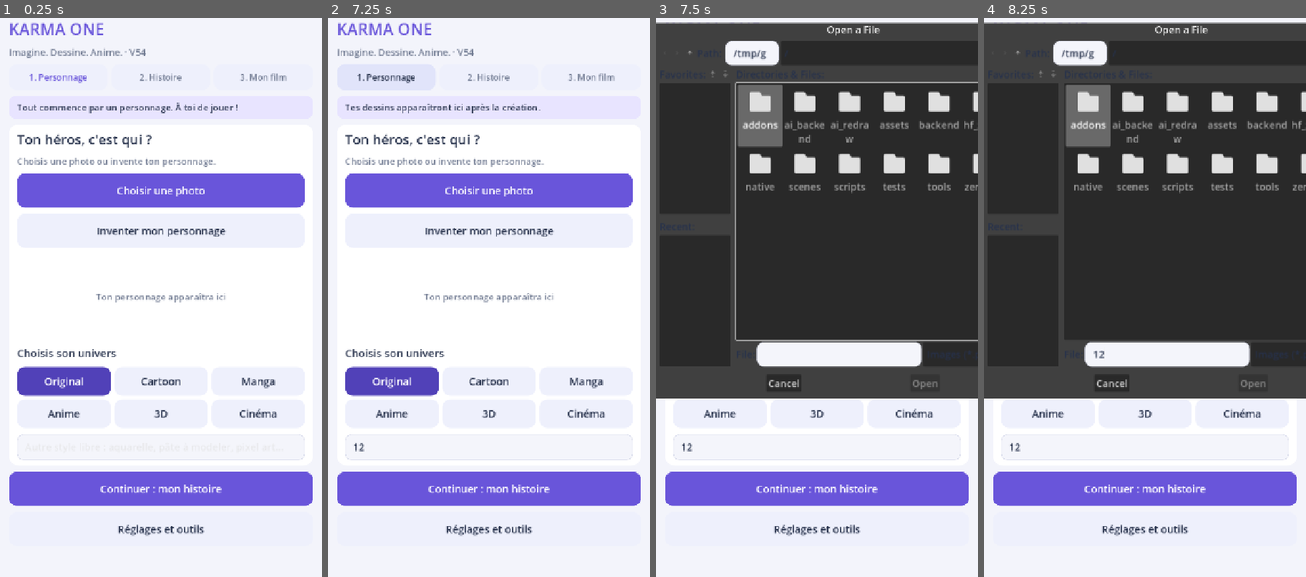
Above: before the commit, frames 1-4 (left to right).
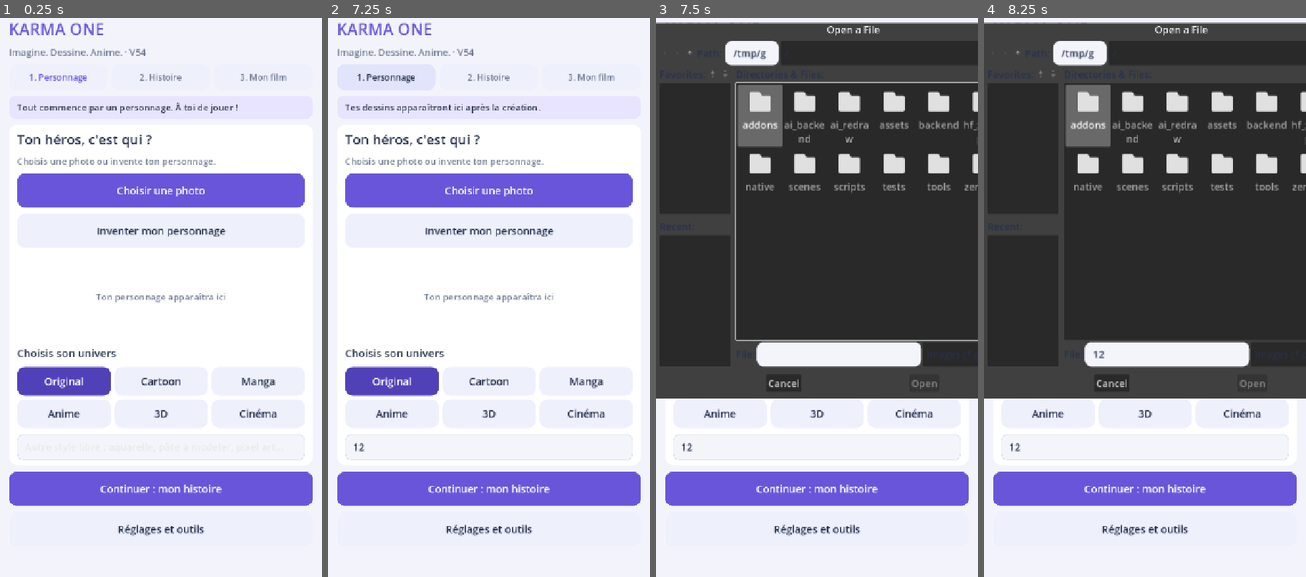
Above: after the commit, the same moments.

Repository: ericjamesempere-stack/MobileI2V-Xiaomi-
Game: Godot game, scene res://scenes/main.tscn
Same seed, same stepped clock (60 frames per second), same inputs: the game is played once before the commit and once after it.
Inputs (mouse positions are in pixels of both pictures, inside the frame that each line leads up to):
- Up to frame 1 (0.25 s): no input
- Up to frame 2 (7.25 s): click (489, 448) at 0.52 s; type "12" at 0.6 s; click "1. Personnage" at 1.25 s; click "2. Histoire" at 2 s; click (489, 230) at 2.77 s; type "Alex" at 2.85 s; click "3. Mon film" at 3.5 s; click "Agrandir et vérifier les dess…" at 4.25 s; click "Voir défiler mes dessins" at 5 s; click "Partager ma vidéo" at 5.75 s; click "1. Personnage" at 6.5 s
- Up to frame 3 (7.5 s): click "Choisir une photo" at 7.25 s
- Up to frame 4 (8.25 s): click (1167, 353) at 8.02 s; type "12" at 8.1 s

Frames 1-2 are identical in both runs. In frame 3, 0.3% of the frame differs, in the area x 31-99%, y 5-67%; in frame 4, 0.3%.

Commit message:
Persist reference visual measurements with storyboard session for continuity audits

Diff:
--- a/scripts/storyboard.gd
+++ b/scripts/storyboard.gd
@@ -1968,6 +1968,15 @@
         status.text = "Analyse de l image sélectionnée impossible : " + str(reference_profile.get("error", "image invalide"))
         return
     var visual_guidance: String = visual_analyzer.drawing_guidance(reference_profile)
+    # Keep the image measurements with the generated storyboard for audits and resume.
+    session_agent.state["reference_analysis"] = {
+        "width": int(reference_profile["width"]),
+        "height": int(reference_profile["height"]),
+        "aspect_ratio": float(reference_profile["aspect_ratio"]),
+        "visible_fraction": float(reference_profile["visible_fraction"]),
+        "palette_hex": reference_profile["palette_hex"],
+        "semantic_analysis": false
+    }
     var reference_hash := HashingContext.new()
     reference_hash.start(HashingContext.HASH_SHA256)
     reference_hash.update(reference.get_data())
